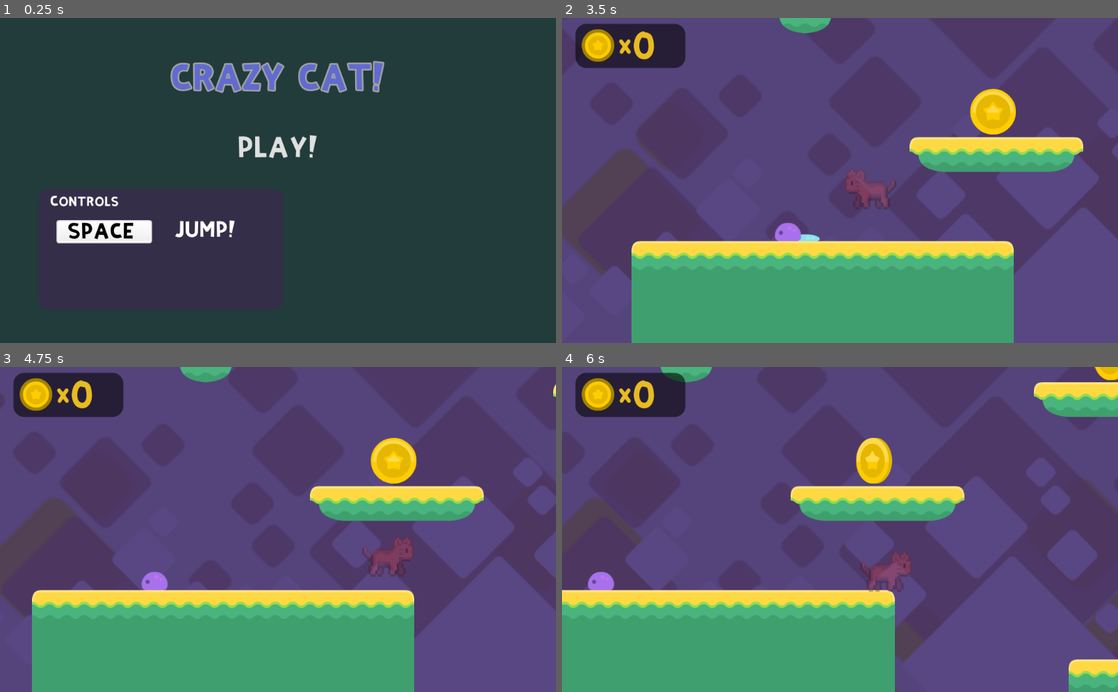
Above: before the commit, frames 1-4 (two rows, left to right).
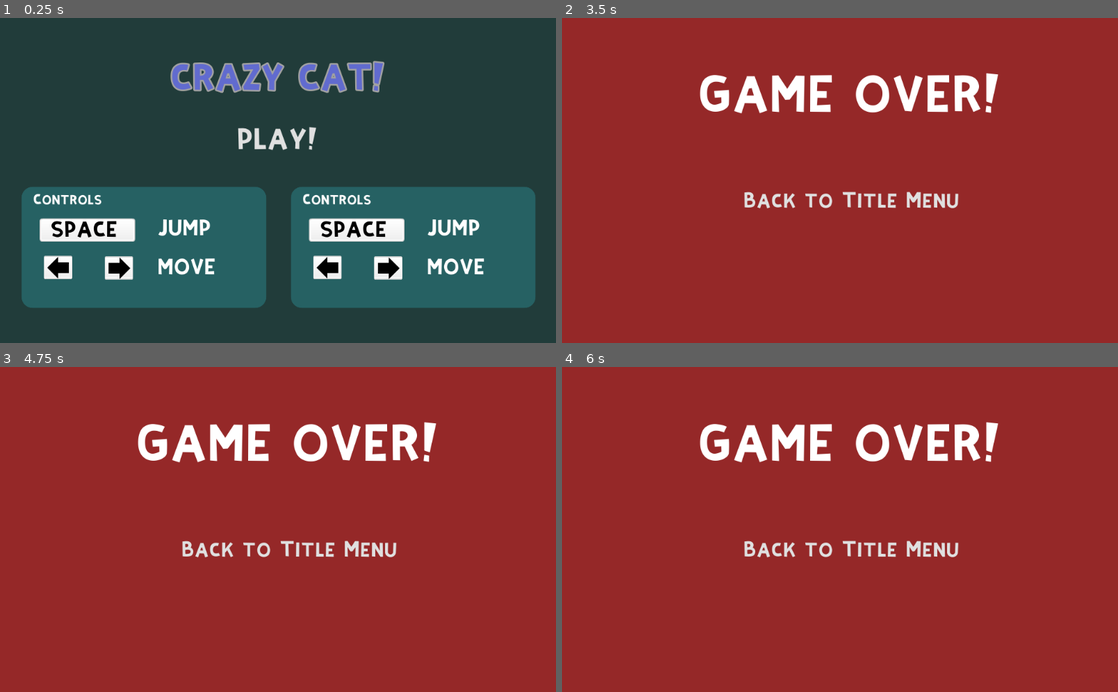
Above: after the commit, the same moments.

Repository: noantiq/CrazyCat
Game: Godot game, scene res://menus/TitleMenu/TitleMenu.tscn
The game is run twice, just before and just after one commit, with the same random seed, the same clock (stepped at 60 frames per second) and the same inputs. The engine's default icon, where the game draws it, is replaced by a stand-in: a white triangle on a blue panel in a dark square.
Inputs:
- Up to frame 1 (0.25 s): no input
- Up to frame 2 (3.5 s): click "PLAY!" at 0.5 s; tap Enter at 1.25 s; hold Ctrl (run) 1.28-2.03 s; hold D (right) 1.28-2.78 s; tap Space (jump) at 1.52, 2.27 s; tap Ctrl (run) at 2.1 s; hold A (left) from 2.78 s (still down); hold Ctrl (run) from 2.78 s (still down)
- Up to frame 3 (4.75 s): release A (left) at 3.53 s; release Ctrl (run) at 3.53 s; hold D (right) from 3.53 s (still down); tap Ctrl (run) at 3.6 s; tap Space (jump) at 3.77, 4.52 s; hold Ctrl (run) from 4.28 s (still down)
- Up to frame 4 (6 s): release D (right) at 5.03 s; release Ctrl (run) at 5.03 s; hold A (left) 5.03-5.78 s; tap Ctrl (run) at 5.1 s; tap Space (jump) at 5.27 s; hold D (right) from 5.78 s (still down); hold Ctrl (run) from 5.78 s (still down)

The runs differ from the first frame. In frame 1, 33% of the frame differs, in the area x 3-97%, y 33-90%; in frame 2, 100%, in the area x 0-100%, y 0-100%; in frame 3, 100%; in frame 4, 100%.

Commit message:
fix menu paths

Diff:
--- a/character/Character.gd
+++ b/character/Character.gd
@@ -69,7 +69,7 @@
 	velocity.y = velocity.y + GRAVITY
 
 func _on_fallzone_body_entered(body):
-	get_tree().change_scene("res://GameOver.tscn")
+	get_tree().change_scene("res://menus/GameOver.tscn")
 
 func bounce():
 	velocity.y = JUMP_FORCE * 0.5
@@ -89,4 +89,4 @@
 	$DeathTimer.start()
 
 func _on_DeathTimer_timeout():
-	get_tree().change_scene("res://GameOver.tscn")
+	get_tree().change_scene("res://menus/GameOver.tscn")
--- a/hud/HUD.gd
+++ b/hud/HUD.gd
@@ -10,4 +10,4 @@
 	coins += 1
 	_ready()
 	if coins == coins_win:
-		get_tree().change_scene("res://Win.tscn")
+		get_tree().change_scene("res://menus/Win.tscn")
--- a/menus/GameOver.tscn
+++ b/menus/GameOver.tscn
@@ -14,6 +14,7 @@
 [node name="GameOver" type="Control"]
 anchor_right = 1.0
 anchor_bottom = 1.0
+rect_pivot_offset = Vector2( -48, 216 )
 
 [node name="ColorRect" type="ColorRect" parent="."]
 margin_right = 1024.0
--- a/menus/MainMenuButton.gd
+++ b/menus/MainMenuButton.gd
@@ -1,4 +1,4 @@
 extends Button
 
 func _pressed():
-	get_tree().change_scene("res://TitleMenu.tscn")
+	get_tree().change_scene("res://menus/TitleMenu/TitleMenu.tscn")
--- a/menus/TitleMenu/TitleMenu.tscn
+++ b/menus/TitleMenu/TitleMenu.tscn
@@ -1,9 +1,10 @@
-[gd_scene load_steps=11 format=2]
+[gd_scene load_steps=12 format=2]
 
 [ext_resource path="res://assets/UI/grey_button04.png" type="Texture" id=1]
 [ext_resource path="res://assets/fonts/KiriFont.ttf" type="DynamicFontData" id=2]
 [ext_resource path="res://menus/TitleMenu/PlayButton.gd" type="Script" id=3]
 [ext_resource path="res://assets/music/Swinging Pants.ogg" type="AudioStream" id=4]
+[ext_resource path="res://assets/UI/arrow-UP.png" type="Texture" id=5]
 
 [sub_resource type="DynamicFont" id=1]
 size = 50
@@ -12,22 +13,22 @@
 font_data = ExtResource( 2 )
 
 [sub_resource type="StyleBoxFlat" id=2]
-bg_color = Color( 0.270588, 0.133333, 0.32549, 0.552941 )
+bg_color = Color( 0.160784, 0.494118, 0.517647, 0.552941 )
 corner_radius_top_left = 20
 corner_radius_top_right = 20
 corner_radius_bottom_right = 20
 corner_radius_bottom_left = 20
 
+[sub_resource type="DynamicFont" id=6]
+size = 20
+font_data = ExtResource( 2 )
+
 [sub_resource type="DynamicFont" id=3]
 size = 30
 font_data = ExtResource( 2 )
 
 [sub_resource type="DynamicFont" id=4]
 size = 30
-font_data = ExtResource( 2 )
-
-[sub_resource type="DynamicFont" id=6]
-size = 20
 font_data = ExtResource( 2 )
 
 [sub_resource type="DynamicFont" id=5]
@@ -54,13 +55,24 @@
 uppercase = true
 
 [node name="LeftPanel" type="Panel" parent="."]
-margin_left = 71.0
-margin_top = 315.0
-margin_right = 521.0
-margin_bottom = 538.0
+margin_left = 40.0
+margin_top = 312.0
+margin_right = 490.0
+margin_bottom = 535.0
 custom_styles/panel = SubResource( 2 )
-
-[node name="TextureRect" type="TextureRect" parent="LeftPanel"]
+__meta__ = {
+"_edit_group_": true
+}
+
+[node name="Controls" type="Label" parent="LeftPanel"]
+margin_left = 21.0
+margin_top = 15.0
+margin_right = 148.0
+margin_bottom = 42.0
+custom_fonts/font = SubResource( 6 )
+text = "Controls"
+
+[node name="SpaceTextureRect" type="TextureRect" parent="LeftPanel"]
 margin_left = 33.0
 margin_top = 58.0
 margin_right = 209.0
@@ -68,7 +80,7 @@
 texture = ExtResource( 1 )
 expand = true
 
-[node name="Label" type="Label" parent="LeftPanel/TextureRect"]
+[node name="Space" type="Label" parent="LeftPanel/SpaceTextureRect"]
 margin_left = 20.0
 margin_top = 9.0
 margin_right = 174.0
@@ -78,27 +90,69 @@
 custom_fonts/font = SubResource( 3 )
 text = "SPACE"
 
-[node name="Label2" type="Label" parent="LeftPanel/TextureRect"]
-margin_left = 197.0
-margin_top = 6.0
-margin_right = 356.0
-margin_bottom = 44.0
-custom_fonts/font = SubResource( 4 )
-text = "= JUMP!"
-uppercase = true
-
-[node name="Label" type="Label" parent="LeftPanel"]
-margin_left = 21.0
-margin_top = 15.0
-margin_right = 145.0
-margin_bottom = 42.0
-custom_fonts/font = SubResource( 6 )
-text = "Controls"
+[node name="Jump" type="Label" parent="LeftPanel"]
+margin_left = 230.0
+margin_top = 64.0
+margin_right = 389.0
+margin_bottom = 102.0
+custom_fonts/font = SubResource( 4 )
+text = "= JUMP"
+uppercase = true
+
+[node name="LeftKey" type="TextureRect" parent="LeftPanel"]
+margin_left = 41.0
+margin_top = 127.0
+margin_right = 93.0
+margin_bottom = 170.0
+texture = ExtResource( 1 )
+expand = true
+__meta__ = {
+"_edit_group_": true
+}
+
+[node name="TextureRect" type="TextureRect" parent="LeftPanel/LeftKey"]
+margin_left = 6.0
+margin_top = 42.0
+margin_right = 46.0
+margin_bottom = 82.0
+rect_rotation = -90.0
+texture = ExtResource( 5 )
+expand = true
+
+[node name="RightKey" type="TextureRect" parent="LeftPanel"]
+margin_left = 153.0
+margin_top = 128.0
+margin_right = 205.0
+margin_bottom = 171.0
+texture = ExtResource( 1 )
+expand = true
+__meta__ = {
+"_edit_group_": true
+}
+
+[node name="TextureRect" type="TextureRect" parent="LeftPanel/RightKey"]
+margin_left = 47.0
+margin_top = 2.0
+margin_right = 87.0
+margin_bottom = 42.0
+rect_rotation = 90.0
+texture = ExtResource( 5 )
+expand = true
+
+[node name="Label2" type="Label" parent="LeftPanel"]
+margin_left = 230.0
+margin_top = 136.0
+margin_right = 389.0
+margin_bottom = 174.0
+custom_fonts/font = SubResource( 4 )
+text = "= MOVE"
+uppercase = true
 
 [node name="PlayButton" type="Button" parent="."]
-margin_top = 207.0
-margin_right = 1024.0
-margin_bottom = 280.0
+margin_left = -1.0
+margin_top = 192.0
+margin_right = 1023.0
+margin_bottom = 265.0
 custom_colors/font_color_hover = Color( 0.596078, 0.0313726, 0.427451, 1 )
 custom_colors/font_color_pressed = Color( 1, 0, 0, 1 )
 custom_fonts/font = SubResource( 5 )
@@ -110,3 +164,97 @@
 stream = ExtResource( 4 )
 volume_db = -15.0
 autoplay = true
+
+[node name="RightPanel" type="Panel" parent="."]
+margin_left = 536.0
+margin_top = 312.0
+margin_right = 986.0
+margin_bottom = 535.0
+custom_styles/panel = SubResource( 2 )
+__meta__ = {
+"_edit_group_": true
+}
+
+[node name="Controls" type="Label" parent="RightPanel"]
+margin_left = 21.0
+margin_top = 15.0
+margin_right = 148.0
+margin_bottom = 42.0
+custom_fonts/font = SubResource( 6 )
+text = "Controls"
+
+[node name="SpaceTextureRect" type="TextureRect" parent="RightPanel"]
+margin_left = 33.0
+margin_top = 58.0
+margin_right = 209.0
+margin_bottom = 101.0
+texture = ExtResource( 1 )
+expand = true
+
+[node name="Space" type="Label" parent="RightPanel/SpaceTextureRect"]
+margin_left = 20.0
+margin_top = 9.0
+margin_right = 174.0
+margin_bottom = 41.0
+custom_colors/font_color = Color( 0, 0, 0, 1 )
+custom_colors/font_outline_modulate = Color( 0, 0, 0, 1 )
+custom_fonts/font = SubResource( 3 )
+text = "SPACE"
+
+[node name="Jump" type="Label" parent="RightPanel"]
+margin_left = 230.0
+margin_top = 64.0
+margin_right = 389.0
+margin_bottom = 102.0
+custom_fonts/font = SubResource( 4 )
+text = "= JUMP"
+uppercase = true
+
+[node name="LeftKey" type="TextureRect" parent="RightPanel"]
+margin_left = 41.0
+margin_top = 127.0
+margin_right = 93.0
+margin_bottom = 170.0
+texture = ExtResource( 1 )
+expand = true
+__meta__ = {
+"_edit_group_": true
+}
+
+[node name="TextureRect" type="TextureRect" parent="RightPanel/LeftKey"]
+margin_left = 6.0
+margin_top = 42.0
+margin_right = 46.0
+margin_bottom = 82.0
+rect_rotation = -90.0
+texture = ExtResource( 5 )
+expand = true
+
+[node name="RightKey" type="TextureRect" parent="RightPanel"]
+margin_left = 153.0
+margin_top = 128.0
+margin_right = 205.0
+margin_bottom = 171.0
+texture = ExtResource( 1 )
+expand = true
+__meta__ = {
+"_edit_group_": true
+}
+
+[node name="TextureRect" type="TextureRect" parent="RightPanel/RightKey"]
+margin_left = 47.0
+margin_top = 2.0
+margin_right = 87.0
+margin_bottom = 42.0
+rect_rotation = 90.0
+texture = ExtResource( 5 )
+expand = true
+
+[node name="Label2" type="Label" parent="RightPanel"]
+margin_left = 230.0
+margin_top = 136.0
+margin_right = 389.0
+margin_bottom = 174.0
+custom_fonts/font = SubResource( 4 )
+text = "= MOVE"
+uppercase = true
